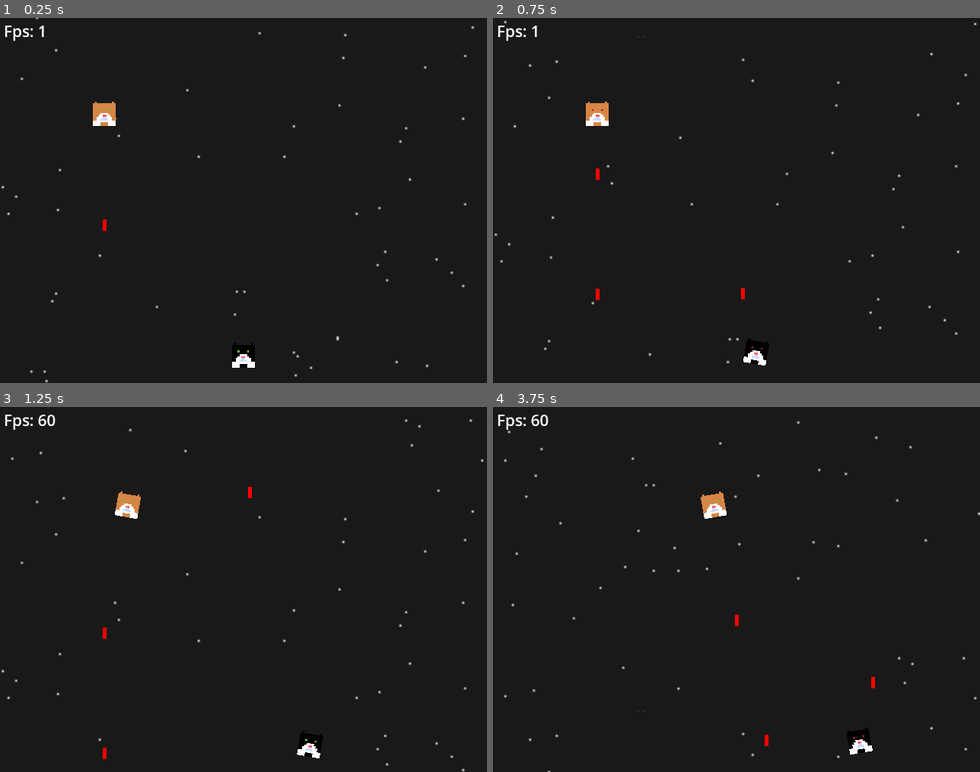
Above: before the commit, frames 1-4 (two rows, left to right).
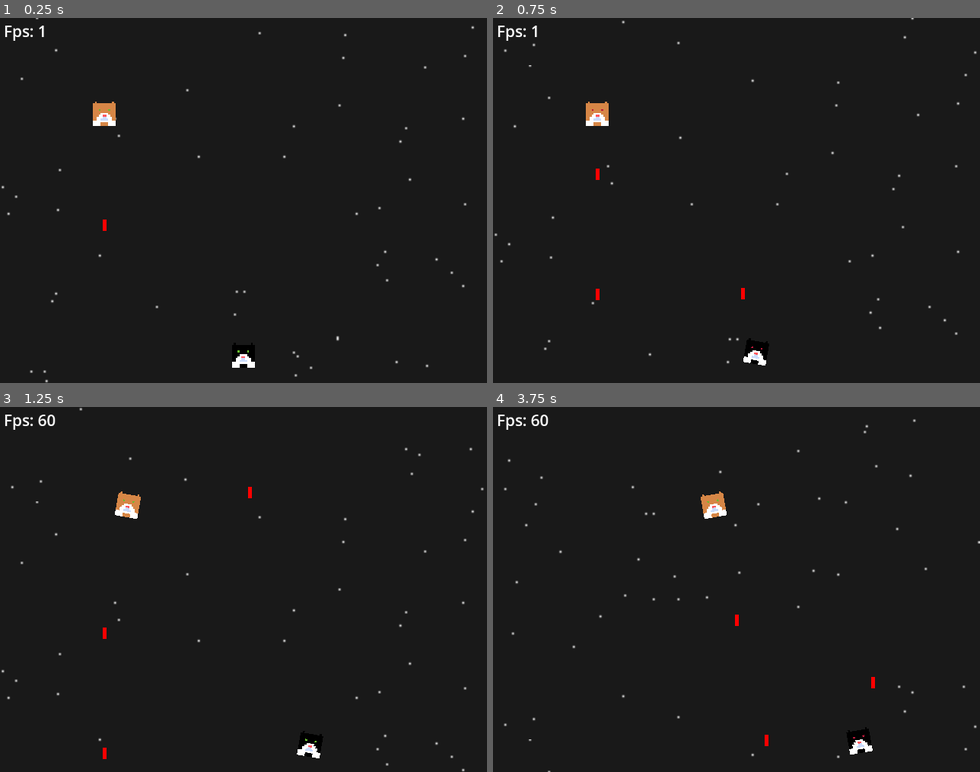
Above: after the commit, the same moments.

Repository: mrborghini/cat-game
Game: Godot game, scene res://scenes/main.tscn
The game is run twice, just before and just after one commit, with the same random seed, the same clock (stepped at 60 frames per second) and the same inputs.
Inputs (mouse positions are in pixels of both pictures, inside the frame that each line leads up to):
- Up to frame 1 (0.25 s): no input
- Up to frame 2 (0.75 s): move the mouse to (600, 91) at 0.52 s; hold D (right) from 0.53 s (still down); click (600, 91) at 0.6 s
- Up to frame 3 (1.25 s): keep holding D (right)
- Up to frame 4 (3.75 s): move the mouse to (639, 607) at 1.27 s; release D (right) at 1.28 s; hold A (left) 1.28-2.03 s; click (639, 607) at 1.35 s; move the mouse to (785, 509) at 2.02 s; hold D (right) 2.03-3.53 s; click (785, 509) at 2.1 s; move the mouse to (712, 662) at 2.77 s; click (712, 662) at 2.85 s; move the mouse to (882, 644) at 3.52 s; hold A (left) from 3.53 s (still down); click (882, 644) at 3.6 s

Frame 1 is identical in both runs. In frame 2, less than 0.1% of the frame differs, in the area x 2-100%, y 0-13%; in frame 3, 0.1%; in frame 4, 0.5%, in the area x 2-100%, y 3-92%.

Commit message:
Adjusted background spawn height for inconsistent fps

Diff:
--- a/scripts/world.gd
+++ b/scripts/world.gd
@@ -7,6 +7,7 @@
 @export var primary_color: Color = Color(0.1, 0.1, 0.1)
 @export var secondary_color: Color = Color(1, 1, 1)
 @export var scroll_speed: float = 1
+@export var base_height: float = 20
 
 var sprite_deletion_count: int = 0
 
@@ -50,6 +51,6 @@
 				var new_sprite: Sprite2D = Sprite2D.new()
 				var texture: ImageTexture = generate_background()
 				new_sprite.texture = texture
-				new_sprite.position = Vector2(0, -HEIGHT + 5)
+				new_sprite.position = Vector2(0, -HEIGHT + base_height)
 				new_sprite.z_index = -1
 				add_child(new_sprite)
